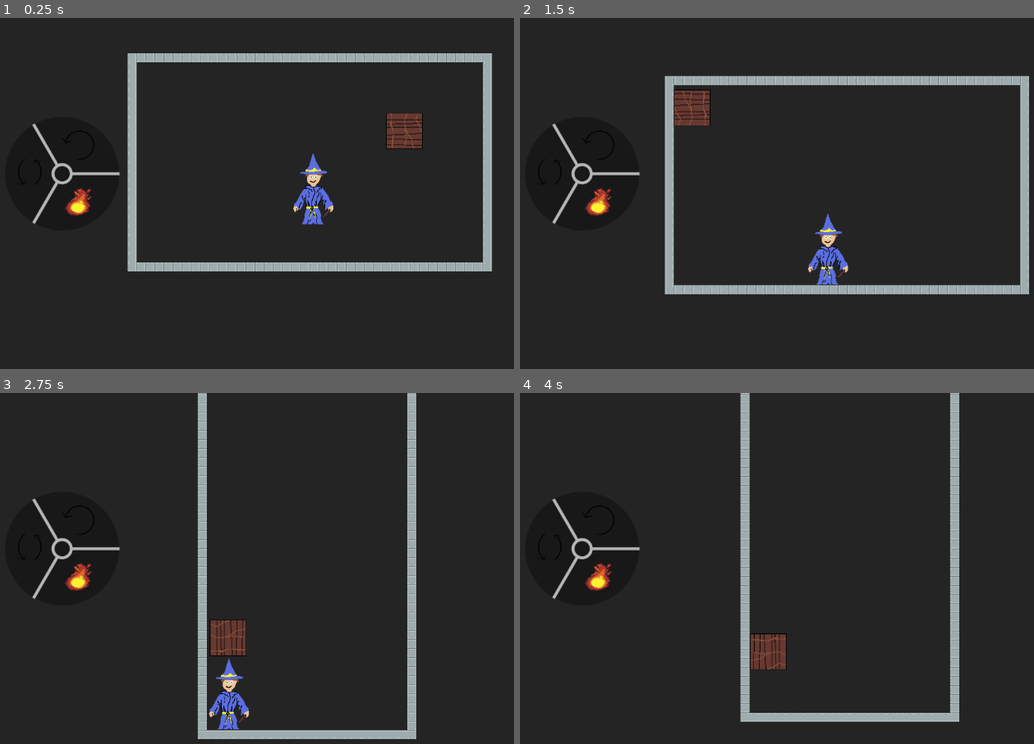
Above: before the commit, frames 1-4 (two rows, left to right).
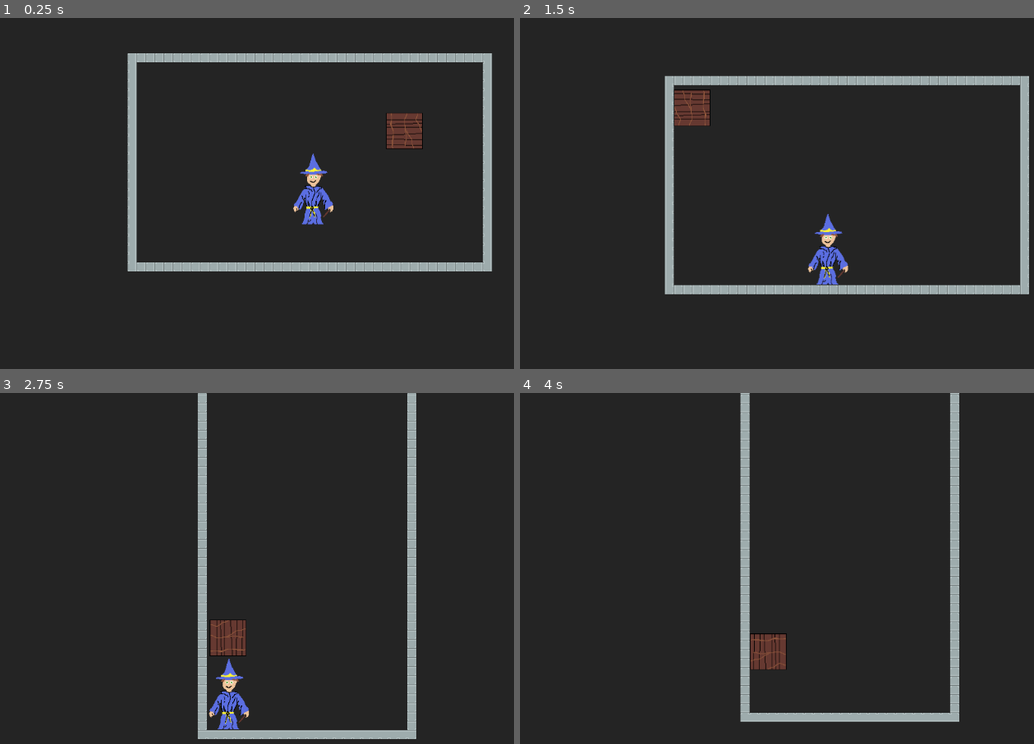
Above: after the commit, the same moments.

Repository: JoRdAnB421/godot_wizard_puzzle_game
Game: Godot game, scene res://Scenes/level1.tscn
Same seed, same stepped clock (60 frames per second), same inputs: the game is played once before the commit and once after it. This scene is started directly instead of the project's main scene.
Inputs:
- Up to frame 1 (0.25 s): no input
- Up to frame 2 (1.5 s): hold D (move_right) from 0.53 s (still down); tap E (cast_spell) at 0.6, 1.35 s; tap Space (jump) at 0.77 s
- Up to frame 3 (2.75 s): tap Space (jump) at 1.52 s; release D (move_right) at 2.03 s; hold A (move_left) from 2.03 s (still down); tap E (cast_spell) at 2.1 s
- Up to frame 4 (4 s): release A (move_left) at 2.78 s; hold D (move_right) from 2.78 s (still down); tap E (cast_spell) at 2.85, 3.6 s; tap Space (jump) at 3.02, 3.77 s

The runs differ from the first frame. In frame 1, 0.7% of the frame differs, in the area x 3-24%, y 30-59%; in frame 2, 0.7%; in frame 3, 0.7%; in frame 4, 0.7%.
Error after the commit: Parse Error: Identifier "PlayerState" not declared in the current scope. (res://Scripts/selection_wheel.gd:16)

Commit message:
Adding a spell pickup which adds to the selection wheel

Diff:
--- /dev/null
+++ b/Scenes/spell_pickup.tscn
@@ -0,0 +1,25 @@
+[gd_scene load_steps=5 format=3 uid="uid://cbwy3iitbvkak"]
+
+[ext_resource type="Script" uid="uid://bsgx1ddygxn6y" path="res://Scripts/spell_pickup.gd" id="1_2jvhj"]
+[ext_resource type="Texture2D" uid="uid://c7a73nioscel4" path="res://Art/spell_symbols.png" id="1_sehmb"]
+
+[sub_resource type="AtlasTexture" id="AtlasTexture_2jvhj"]
+atlas = ExtResource("1_sehmb")
+region = Rect2(180, 0, 76, 128)
+
+[sub_resource type="RectangleShape2D" id="RectangleShape2D_wwylm"]
+size = Vector2(74, 114)
+
+[node name="SpellPickup" type="Area2D"]
+collision_layer = 3
+collision_mask = 3
+script = ExtResource("1_2jvhj")
+
+[node name="Sprite2D" type="Sprite2D" parent="."]
+scale = Vector2(0.5, 0.5)
+texture = SubResource("AtlasTexture_2jvhj")
+
+[node name="CollisionShape2D" type="CollisionShape2D" parent="."]
+position = Vector2(0.5, -2.5)
+scale = Vector2(0.5, 0.5)
+shape = SubResource("RectangleShape2D_wwylm")
--- /dev/null
+++ b/Scripts/player_state.gd
@@ -0,0 +1,15 @@
+extends Node
+
+@onready var known_spells: Array[SpellOption] = [SpellOption.new()]
+
+func _ready() -> void:
+	var rotate_room_spell = SpellOption.new()
+	rotate_room_spell.name = "Rotate_room"
+	rotate_room_spell.atlas = load("res://Art/spell_symbols.png")
+	rotate_room_spell.region = Rect2(0.0, 30.0, 70.0, 70.0)
+
+	known_spells.append(rotate_room_spell)
+
+func _get_known_spells() -> Array[SpellOption]:
+	"""Returns a list of currently known spells with atlas texture"""
+	return known_spells
--- a/Scripts/selection_wheel.gd
+++ b/Scripts/selection_wheel.gd
@@ -1,4 +1,4 @@
-@tool
+#@tool
 extends Control
 
 const SPRITE_SIZE = Vector2(56,56)
@@ -10,7 +10,12 @@
 @export var inner_radii : int = 64
 @export var line_width  : int = 4
 @export var options : Array[SpellOption]
+var font
 
+func _ready() -> void:
+	options = PlayerState._get_known_spells()
+	font = get_theme_default_font()
+	print(font)
 
 func _draw() -> void:
 	var offset = SPRITE_SIZE / -2
@@ -25,18 +30,12 @@
 			var rads = TAU * i /((len(options)-1))
 			var point = Vector2.from_angle(rads)
 			draw_line(
-				point*inner_radii,
+				Vector2(0,0),
 				point*outer_radii,
 				line_color,
 				line_width,
 				true
 			)
-
-	draw_texture_rect_region(
-		options[0].atlas,
-		Rect2(offset, SPRITE_SIZE),
-		options[0].region
-	)
 
 	for j in range(1, len(options)):
 		var start_rads = (TAU * (j-1)) / (len(options)-1)
@@ -52,7 +51,11 @@
 			options[j].region
 		)
 
-		## ADD a draw_string here
+		var string_pos = inner_radii / 2.0 * Vector2.from_angle(mid_rad)
+		draw_string(
+			font,
+			string_pos,
+			str(j), 0 as HorizontalAlignment, -1, 16)
 
 
 func _process(_delta: float) -> void:
--- /dev/null
+++ b/Scripts/spell_pickup.gd
@@ -0,0 +1,16 @@
+extends Area2D
+
+
+func _ready() -> void:
+	connect("body_entered", add_spell)
+
+func add_spell(_sig) -> void:
+	"""Adds new spell to wheel"""
+	var fire_spell = SpellOption.new()
+	fire_spell.name = "Fireball!"
+	fire_spell.atlas = load("res://Art/spell_symbols.png")
+	fire_spell.region = Rect2(180.0, 0.0, 76.0, 122.5)
+
+	PlayerState.known_spells.append(fire_spell)
+
+	print("GOT FIREBALL!!")
Not shown, added: Scripts/player_state.gd.uid
Not shown, added: Scripts/spell_pickup.gd.uid
